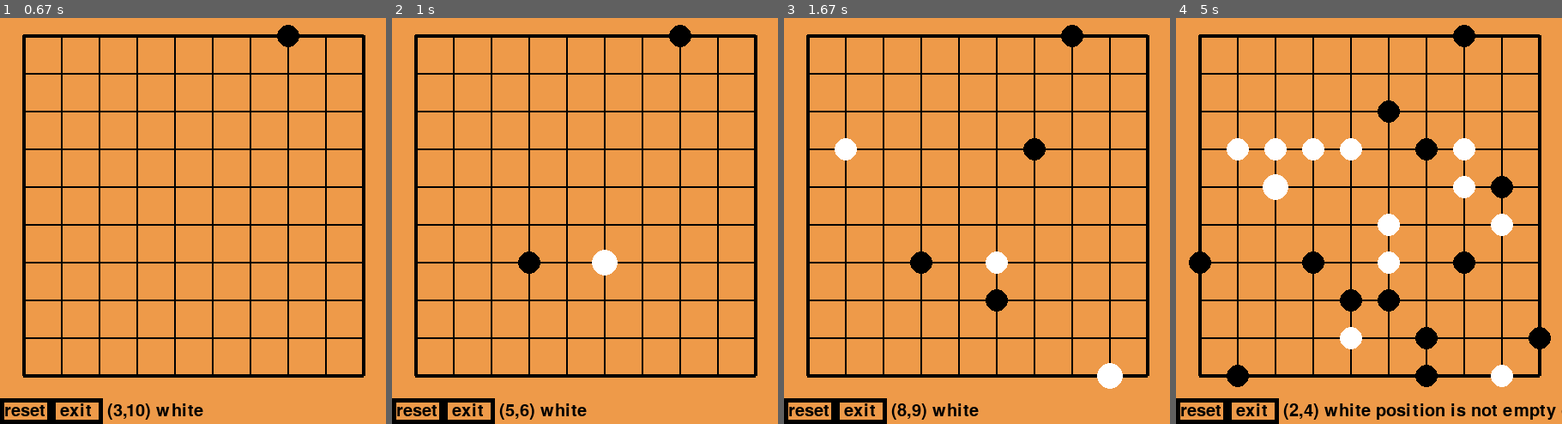
Above: before the commit, frames 1-4 (left to right).
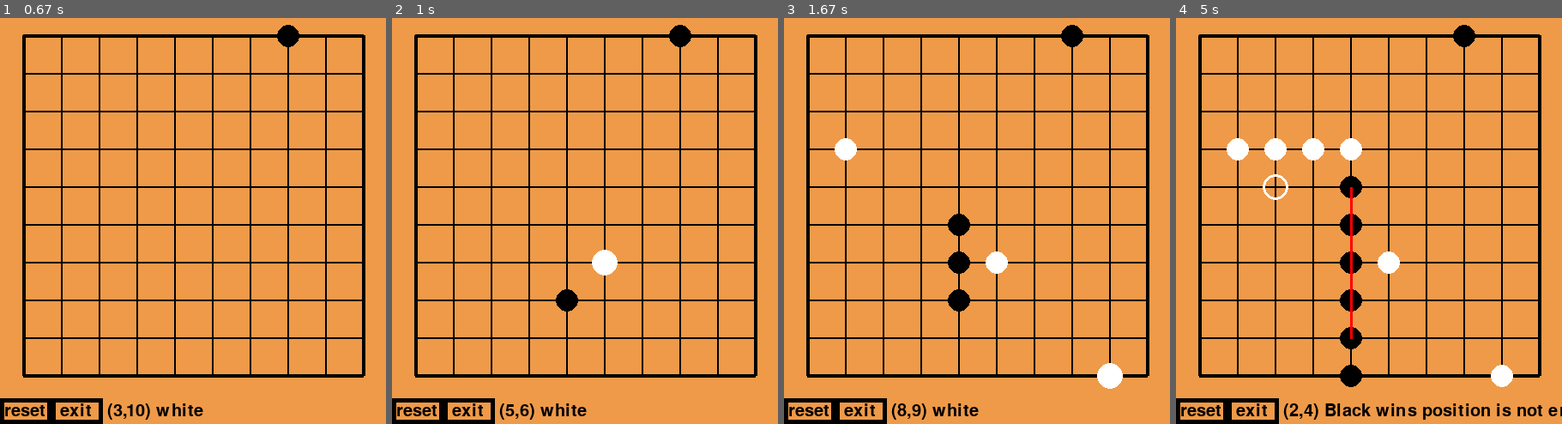
Above: after the commit, the same moments.

Repository: su2u4-1/my_code
Game: pygame game, started from python_game/五子棋.py
Two runs of this game, one before a commit and one after it. Both use one fixed random seed, a clock stepped at 60 frames per second and the inputs below.
Inputs (mouse positions are in pixels of both pictures, inside the frame that each line leads up to):
- Up to frame 1 (0.67 s): type "10 (at the terminal prompt)" at 0 s; click "AI" at 0.38 s
- Up to frame 2 (1 s): click (585, 245) at 0.72 s
- Up to frame 3 (1.67 s): click (857, 156) at 1.05 s; click (1115, 363) at 1.38 s
- Up to frame 4 (5 s): click (1276, 135) at 1.72 s; click (1349, 322) at 2.05 s; click (1357, 147) at 2.38 s; click (1314, 131) at 2.72 s; click (1469, 180) at 3.05 s; click (1488, 208) at 3.38 s; click (1450, 147) at 3.72 s; click (1257, 139) at 4.05 s; click (1384, 200) at 4.38 s; click (1257, 192) at 4.72 s

Frame 1 is identical in both runs. In frame 2, 0.4% of the frame differs, in the area x 32-49%, y 57-73%; in frame 3, 1.2%; in frame 4, 5.6%, in the area x 3-100%, y 20-99%.

Commit message:
update 五子棋 ai

Diff:
--- a/python_game/gamelib.py
+++ b/python_game/gamelib.py
@@ -20,123 +20,3 @@
 D8 = ((1, 1), (1, 0), (1, -1), (0, 1), (0, -1), (-1, 1), (-1, 0), (-1, -1))
 
 D8_Opposite_side = {0: 7, 1: 6, 2: 5, 3: 4, 4: 3, 5: 2, 6: 1, 7: 0}
-
-
-def t0(t: list[int], ai_side: int, player_side: int) -> int:
-    """
-    p p p p *\n
-    direction x 8
-    """
-    for i in range(8):
-        for j in t[i * 4 : i * 4 + 3]:
-            if j != player_side:
-                return 0
-    return 10
-
-
-def t1(t: list[int], ai_side: int, player_side: int) -> int:
-    """
-    a a a a *\n
-    direction x 8
-    """
-    for i in range(8):
-        for j in t[i * 4 : i * 4 + 4]:
-            if j != ai_side:
-                return 0
-    return 11
-
-
-def t2(t: list[int], ai_side: int, player_side: int) -> int:
-    """
-    p p p * p\n
-    direction x 8
-    """
-    for i in range(8):
-        j = t[i * 4 : i * 4 + 4]
-        if j[:3] == [player_side] * 3:
-            i = D8_Opposite_side[i]
-            if t[i * 4 : i * 4 + 4][0] == player_side:
-                return 10
-    return 0
-
-
-def t3(t: list[int], ai_side: int, player_side: int) -> int:
-    """
-    a a a * a\n
-    direction x 8
-    """
-    for i in range(8):
-        j = t[i * 4 : i * 4 + 4]
-        if j[:3] == [ai_side] * 3:
-            i = D8_Opposite_side[i]
-            if t[i * 4 : i * 4 + 4][0] == ai_side:
-                return 11
-    return 0
-
-
-def t4(t: list[int], ai_side: int, player_side: int) -> int:
-    """
-    p p * p p\n
-    direction x 4
-    """
-    for i in range(4):
-        j = t[i * 4 : i * 4 + 4]
-        if j[:2] == [player_side] * 2:
-            i = D8_Opposite_side[i]
-            if t[i * 4 : i * 4 + 4][:2] == [player_side] * 2:
-                return 10
-    return 0
-
-
-def t5(t: list[int], ai_side: int, player_side: int) -> int:
-    """
-    a a * a a\n
-    direction x 8
-    """
-    for i in range(4):
-        j = t[i * 4 : i * 4 + 4]
-        if j[:2] == [ai_side] * 2:
-            i = D8_Opposite_side[i]
-            if t[i * 4 : i * 4 + 4][:2] == [ai_side] * 2:
-                return 11
-    return 0
-
-
-def t6(t: list[int], ai_side: int, player_side: int) -> int:
-    """
-    p *\n
-    direction x 8
-    """
-    for i in range(8):
-        if t[i * 4 : i * 4 + 4][0] == player_side:
-            return 2
-    return 0
-
-
-def t7(t: list[int], ai_side: int, player_side: int) -> int:
-    """
-    a *\n
-    direction x 8
-    """
-    for i in range(8):
-        if t[i * 4 : i * 4 + 4][0] == ai_side:
-            return 1
-    return 0
-
-
-def t8(t: list[int], ai_side: int, player_side: int) -> int:
-    """
-    0   0   0
-      0 0 0
-    0 0 * 0 0
-      0 0 0
-    0   0   0
-    """
-    for i in range(8):
-        for j in t[i * 4 : i * 4 + 4][:2]:
-            if j != 0:
-                return 0
-    return -1
-
-
-gomoku_ai_template: tuple[Callable[[list[int], int, int], int], ...] = (t0, t1, t2, t3)
--- /dev/null
+++ b/python_game/gomoku_template.py
@@ -0,0 +1,135 @@
+from typing import Callable
+from gamelib import D8_Opposite_side
+
+"""
+a = ai
+p = player
+* = current position
+0 = empty
+p = priority
+
+t0:
+    a a a a *
+    p = 10
+
+    p p p p *
+    p = 11
+t1:
+    p p p * p
+    p = 10
+
+    p p p *
+    p = 9
+
+    a a a * a
+    p = 11
+
+    a a a *
+    p = 8
+t2:
+    p p * p p
+    p = 10
+
+    p p * p
+    p = 9
+
+    p p *
+    p = 7
+
+    a a * a a
+    p = 11
+
+    a a * a
+    p = 8
+
+    a a *
+    p = 6
+t3:
+    p *
+    p = 2
+
+    a *
+    p = 1
+t4:
+    0   0   0
+      0 0 0
+    0 0 * 0 0
+      0 0 0
+    0   0   0
+    p = -1
+"""
+
+
+def t0(t: list[int], ai_side: int, player_side: int) -> int:
+    for i in range(8):
+        for j in t[i * 4 : i * 4 + 4]:
+            if j != ai_side:
+                break
+        else:
+            return 11
+        for j in t[i * 4 : i * 4 + 4]:
+            if j != player_side:
+                break
+        else:
+            return 10
+    return 0
+
+
+def t1(t: list[int], ai_side: int, player_side: int) -> int:
+    for i in range(8):
+        j = t[i * 4 : i * 4 + 4]
+        if j[:3] == [player_side] * 3:
+            i = D8_Opposite_side[i]
+            if t[i * 4 : i * 4 + 4][0] == player_side:
+                return 10
+            else:
+                return 9
+        elif j[:3] == [ai_side] * 3:
+            i = D8_Opposite_side[i]
+            if t[i * 4 : i * 4 + 4][0] == ai_side:
+                return 11
+            else:
+                return 8
+    return 0
+
+
+def t2(t: list[int], ai_side: int, player_side: int) -> int:
+    for i in range(4):
+        j = t[i * 4 : i * 4 + 4]
+        if j[:2] == [player_side] * 2:
+            i = D8_Opposite_side[i]
+            if t[i * 4 : i * 4 + 4][:2] == [player_side] * 2:
+                return 10
+            elif t[i * 4 : i * 4 + 4][0] == player_side:
+                return 9
+            else:
+                return 7
+        elif j[:2] == [ai_side] * 2:
+            i = D8_Opposite_side[i]
+            if t[i * 4 : i * 4 + 4][:2] == [ai_side] * 2:
+                return 11
+            elif t[i * 4 : i * 4 + 4][0] == ai_side:
+                return 8
+            else:
+                return 6
+    return 0
+
+
+def t3(t: list[int], ai_side: int, player_side: int) -> int:
+    for i in range(8):
+        if t[i * 4 : i * 4 + 4][0] == player_side:
+            return 2
+        elif t[i * 4 : i * 4 + 4][0] == ai_side:
+            return 1
+    return 0
+
+
+def t4(t: list[int], ai_side: int, player_side: int) -> int:
+    for i in range(8):
+        for j in t[i * 4 : i * 4 + 4][:2]:
+            if j == 1 or j == 2:
+                return 0
+    return -1
+
+
+gomoku_ai_template: tuple[Callable[[list[int], int, int], int], ...] = (t0, t1, t2, t3, t4)
--- a/python_game/五子棋.py
+++ b/python_game/五子棋.py
@@ -3,7 +3,8 @@
 
 import pygame
 
-from gamelib import get_int, D8, gomoku_ai_template
+from gamelib import get_int, D8
+from gomoku_template import gomoku_ai_template
 
 
 class Game_gomoku:
@@ -99,6 +100,7 @@
                                 self.status = "Black wins"
                             else:
                                 self.status = "White wins"
+                            nx, ny = x + D8[i][0] * 4, y + D8[i][1] * 4
                             return True, ((x * 44 + 28, y * 44 + 28), (nx * 44 + 28, ny * 44 + 28))
         if n == 0:
             self.status = "draw"
@@ -120,24 +122,25 @@
         priority_positions: list[tuple[int, list[tuple[int, int]]]] = []
         for x in range(self.size):
             for y in range(self.size):
-                t: list[int] = []
-                for i in range(8):
-                    for j in range(1, 5):
-                        nx, ny = x + D8[i][0] * j, y + D8[i][1] * j
-                        if 0 <= nx < self.size and 0 <= ny < self.size:
-                            t.append(self.chessBoard[nx][ny])
-                        else:
-                            t.append(-1)
-                if self.ai_side == "black":
-                    p = max(c(t, 1, 2) for c in template)
-                else:
-                    p = max(c(t, 2, 1) for c in template)
-                for i in priority_positions:
-                    if i[0] == p:
-                        i[1].append((x, y))
-                        break
-                else:
-                    priority_positions.append((p, [(x, y)]))
+                if self.chessBoard[x][y] == 0:
+                    t: list[int] = []
+                    for i in range(8):
+                        for j in range(1, 5):
+                            nx, ny = x + D8[i][0] * j, y + D8[i][1] * j
+                            if 0 <= nx < self.size and 0 <= ny < self.size:
+                                t.append(self.chessBoard[nx][ny])
+                            else:
+                                t.append(-1)
+                    if self.ai_side == "black":
+                        p = max(c(t, 1, 2) for c in template)
+                    else:
+                        p = max(c(t, 2, 1) for c in template)
+                    for i in priority_positions:
+                        if i[0] == p:
+                            i[1].append((x, y))
+                            break
+                    else:
+                        priority_positions.append((p, [(x, y)]))
 
         priority_positions.sort(key=lambda x: x[0], reverse=True)
         for _, v in priority_positions:
